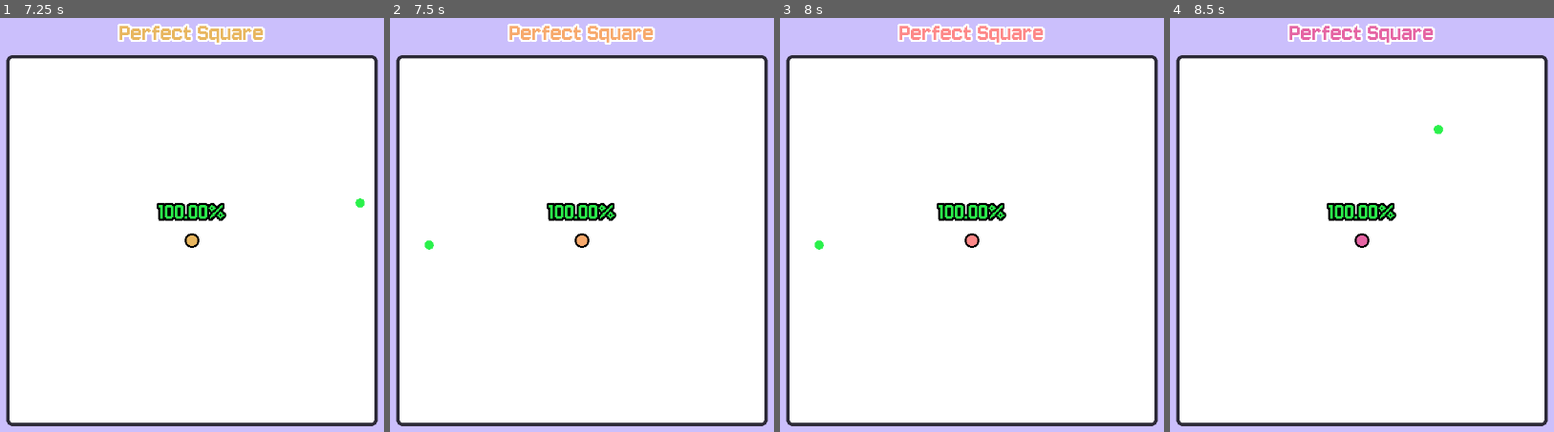
Above: before the commit, frames 1-4 (left to right).
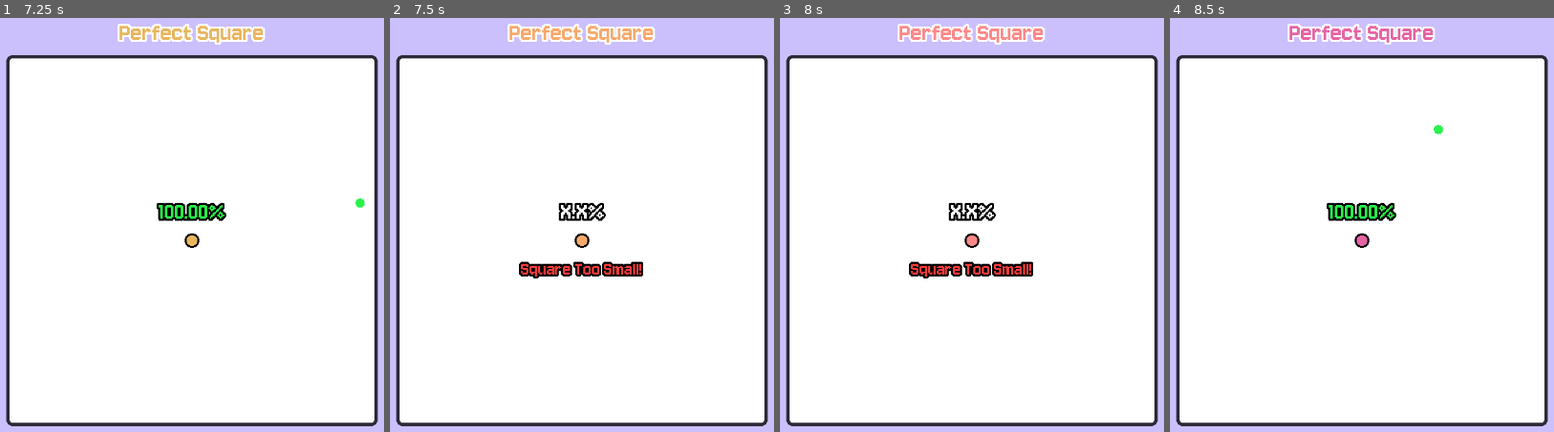
Above: after the commit, the same moments.

Repository: FennecKii/perfect-square
Game: Godot game, scene res://whiteboard.tscn
The game is run twice, just before and just after one commit, with the same random seed, the same clock (stepped at 60 frames per second) and the same inputs.
Inputs (mouse positions are in pixels of both pictures, inside the frame that each line leads up to):
- Up to frame 1 (7.25 s): move the mouse to (192, 241) at 0.52 s; press the mouse at (192, 241) at 0.53 s; tap Enter at 1.25, 3.5, 5 s; move the mouse to (38, 245) at 1.27 s; release the mouse at (38, 245) at 1.28 s; click (38, 245) at 1.35 s; tap Space at 2, 4.25, 5.75 s; move the mouse to (268, 129) at 2.02 s; press the mouse at (268, 129) at 2.03 s; move the mouse to (153, 311) at 2.77 s; release the mouse at (153, 311) at 2.78 s; click (153, 311) at 2.85 s; move the mouse to (outside the picture) at 3.52 s; press the mouse at (outside the picture) at 3.53 s; move the mouse to (outside the picture) at 4.27 s; release the mouse at (outside the picture) at 4.28 s; click (outside the picture) at 4.35 s; move the mouse to (230, 225) at 5.02 s; press the mouse at (230, 225) at 5.03 s; move the mouse to (76, 117) at 5.77 s; release the mouse at (76, 117) at 5.78 s; click (76, 117) at 5.85 s; move the mouse to (360, 204) at 6.52 s; press the mouse at (360, 204) at 6.53 s
- Up to frame 2 (7.5 s): move the mouse to (428, 245) at 7.27 s; release the mouse at (428, 245) at 7.28 s; click (428, 245) at 7.35 s
- Up to frame 3 (8 s): no input
- Up to frame 4 (8.5 s): move the mouse to (1438, 129) at 8.02 s; press the mouse at (1438, 129) at 8.03 s

Frame 1 is identical in both runs. In frame 2, 1.8% of the frame differs, in the area x 8-66%, y 44-63%; in frame 3, 1.8%; in frame 4, nothing differs.

Commit message:
added big and small bounding boxes

Diff:
--- a/similarity_gradient.tres
+++ b/similarity_gradient.tres
@@ -2,5 +2,5 @@
 
 [resource]
 interpolation_color_space = 2
-offsets = PackedFloat32Array(0, 0.134396, 0.551253, 0.93025, 1)
+offsets = PackedFloat32Array(0, 0.0776699, 0.425243, 0.745631, 1)
 colors = PackedColorArray(0.901961, 0.258824, 0.168627, 1, 1, 0.415686, 0, 1, 1, 0.701961, 0.00784314, 1, 0.905882, 0.886275, 0, 1, 0.166677, 0.946544, 0.296707, 1)
--- a/whiteboard.gd
+++ b/whiteboard.gd
@@ -8,6 +8,7 @@
 var point_position: PackedVector2Array = []
 var point_position_color: PackedColorArray = []
 var point_check: PackedVector2Array = []
+var pretrace_square: Rect2
 var pretrace_pos_array: Array[Vector2] = []
 var similarity_score: float
 var drawing_bound: Rect2
@@ -20,6 +21,9 @@
 var completed: bool = false
 var checkpoint_cleared: bool = false
 var highscore: float
+var big_bound_exited: bool = false
+var small_bound_entered: bool = false
+var bound_collision_delta: float = 0.2
 
 @onready
 var half_screen_rect = get_viewport_rect().size / 2
@@ -31,6 +35,10 @@
 var camera = $Camera
 @onready
 var checkpoint = $"Checkpoint/Checkpoint Collision"
+@onready
+var small_bound_collision: CollisionShape2D = $"Small Area Bounds/Bound Collision"
+@onready
+var big_bound_collision: CollisionShape2D = $"Big Area Bounds/Bound Collision"
 @onready
 var boundary_stylebox = preload("res://stylebox_boundary.tres")
 @onready
@@ -42,6 +50,8 @@
 	drawing_bound.size = Vector2(560, 560)
 	drawing_bound_small.position = Vector2(-50, -50)
 	drawing_bound_small.size = Vector2(100, 100)
+	small_bound_collision.disabled = true
+	big_bound_collision.disabled = true
 
 func _process(delta):
 	if similarity_score == 0:
@@ -76,6 +86,9 @@
 	point_position_color = []
 	completed = false
 	checkpoint_cleared = false
+	small_bound_entered = false
+	big_bound_exited = false
+	drawing = false
 
 func reset_visuals():
 	similarity_score = 0
@@ -96,6 +109,19 @@
 
 	curr_position = event.position - half_screen_rect + Vector2(0, camera.position.y)
 
+	if small_bound_entered:
+		SignalBus.game_lose.emit(4)
+		similarity_score = 0
+		reset_game()
+		queue_redraw()
+		return
+	elif big_bound_exited:
+		SignalBus.game_lose.emit(4)
+		similarity_score = 0
+		reset_game()
+		queue_redraw()
+		return
+
 	if !drawing_bound.has_point(curr_position) and not drawing and Input.is_action_just_pressed("Draw"):
 		SignalBus.game_lose.emit(3)
 		similarity_score = 0
@@ -125,15 +151,22 @@
 		drawing = true
 		point_position.append(curr_position)
 		point_check.append(curr_position)
-		pretrace_pos_array = get_pretrace_array(compute_pretrace_square(point_position[0]), 60)
+		pretrace_square = compute_pretrace_square(point_position[0])
+		pretrace_pos_array = get_pretrace_array(pretrace_square, 60)
 		similarity_score = 100
+		set_big_collision(pretrace_square, bound_collision_delta)
+		set_small_collision(pretrace_square, bound_collision_delta)
 		place_checkpoint(checkpoint, Vector2(curr_position.x, curr_position.y), Vector2(100, 100))
 		queue_redraw()
 	elif event is InputEventMouseButton and Input.is_action_just_released("Draw"):
 		drawing = false
 		queue_redraw()
+		small_bound_collision.disabled = true
+		big_bound_collision.disabled = true
 		return
 	elif event is InputEventMouseMotion and not drawing and Input.is_action_just_released("Draw"):
+		small_bound_collision.disabled = true
+		big_bound_collision.disabled = true
 		return
 
 	if event is InputEventMouseMotion and drawing and Input.is_action_pressed("Draw") and not Input.is_action_just_released("Draw"):
@@ -149,6 +182,7 @@
 func _draw():
 	#handle_outline()
 
+	# Drawing Area visuals
 	draw_style_box(boundary_stylebox, drawing_bound)
 
 	draw_circle(Vector2(0,0), 7, Color.BLACK, false, 8)
@@ -238,6 +272,18 @@
 	checkpoint.position = pos
 	checkpoint.set_shape(checkpoint_shape)
 
+func set_small_collision(pretrace_square: Rect2, deviation: float) -> void:
+	var collision_shape: RectangleShape2D = RectangleShape2D.new()
+	collision_shape.size = pretrace_square.size - pretrace_square.size * deviation
+	small_bound_collision.shape = collision_shape
+	small_bound_collision.disabled = false
+
+func set_big_collision(pretrace_square: Rect2, deviation: float) -> void:
+	var collision_shape: RectangleShape2D = RectangleShape2D.new()
+	collision_shape.size = pretrace_square.size + pretrace_square.size * deviation
+	big_bound_collision.shape = collision_shape
+	big_bound_collision.disabled = false
+
 func _on_checkpoint_mouse_entered():
 	if !checkpoint_cleared:
 		return
@@ -247,3 +293,9 @@
 
 func _on_checkpoint_mouse_exited():
 	checkpoint_cleared = true
+
+func _on_small_area_bounds_mouse_entered() -> void:
+	small_bound_entered = true
+
+func _on_big_area_bounds_mouse_exited() -> void:
+	big_bound_exited = true
--- a/whiteboard.tscn
+++ b/whiteboard.tscn
@@ -6,6 +6,10 @@
 [ext_resource type="PackedScene" uid="uid://31catl2ugpea" path="res://ui.tscn" id="4_4ykqq"]
 
 [sub_resource type="RectangleShape2D" id="RectangleShape2D_4ykqq"]
+
+[sub_resource type="RectangleShape2D" id="RectangleShape2D_qxae8"]
+
+[sub_resource type="RectangleShape2D" id="RectangleShape2D_5b0t2"]
 
 [node name="Whiteboard" type="Node2D"]
 script = ExtResource("1_ihy0m")
@@ -68,5 +72,17 @@
 shape = SubResource("RectangleShape2D_4ykqq")
 disabled = true
 
+[node name="Small Area Bounds" type="Area2D" parent="."]
+
+[node name="Bound Collision" type="CollisionShape2D" parent="Small Area Bounds"]
+shape = SubResource("RectangleShape2D_qxae8")
+
+[node name="Big Area Bounds" type="Area2D" parent="."]
+
+[node name="Bound Collision" type="CollisionShape2D" parent="Big Area Bounds"]
+shape = SubResource("RectangleShape2D_5b0t2")
+
 [connection signal="mouse_entered" from="Checkpoint" to="." method="_on_checkpoint_mouse_entered"]
 [connection signal="mouse_exited" from="Checkpoint" to="." method="_on_checkpoint_mouse_exited"]
+[connection signal="mouse_entered" from="Small Area Bounds" to="." method="_on_small_area_bounds_mouse_entered"]
+[connection signal="mouse_exited" from="Big Area Bounds" to="." method="_on_big_area_bounds_mouse_exited"]
Not shown: 1 places in whiteboard.tscn that only renumber resources
